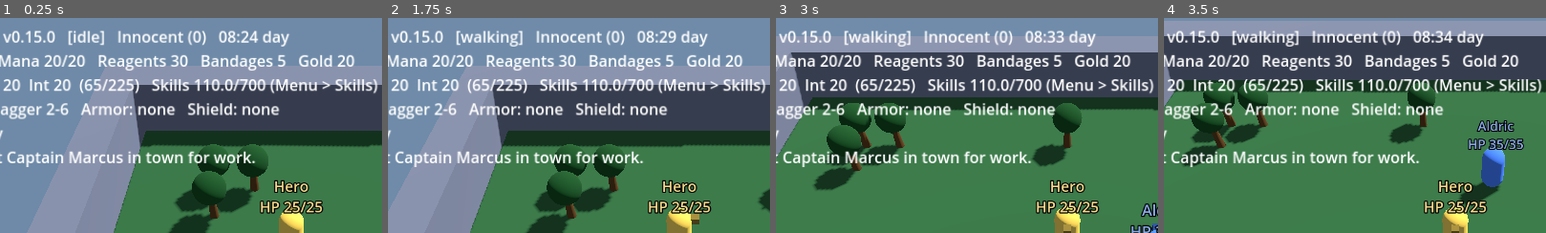
Above: before the commit, frames 1-4 (left to right).
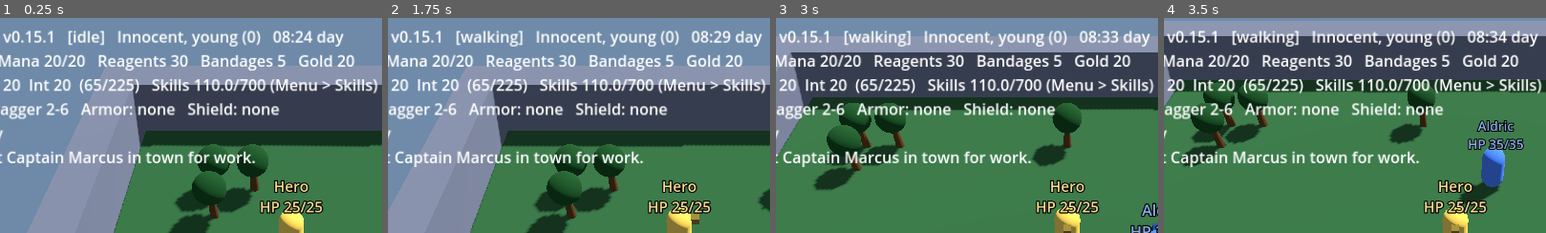
Above: after the commit, the same moments.

Repository: luckovsdeniss-denlu/Shardsight
Game: Godot game, scene res://scenes/main.tscn
The game is run twice, just before and just after one commit, with the same random seed, the same clock (stepped at 60 frames per second) and the same inputs.
Inputs:
- Up to frame 1 (0.25 s): no input
- Up to frame 2 (1.75 s): click "Auto: ON" at 0.5 s; click "Auto: OFF" at 1.25 s
- Up to frame 3 (3 s): click "Auto: ON" at 2 s; click "Auto: OFF" at 2.75 s
- Up to frame 4 (3.5 s): no input
The pictures show only the part of the screen within x 12-62%, y 0-50%; the shares and areas given below are measured in that part.

The runs differ from the first frame. In frame 1, 1.6% of the frame differs, in the area x 12-90%, y 5-14%; in frame 2, 1.6%; in frame 3, 1.5%; in frame 4, 1.7%, in the area x 12-98%, y 5-14%.

Commit message:
Balance: fight only winnable battles, young-player protection, earlier retreat (v0.15.1)
Play-test reports showed the hero dying more often than it killed, mostly
to the Evil Mage and the player killer. The play-test is now seeded and
fails when deaths outnumber kills.

Co-Authored-By: Claude Opus 5.5 <noreply@anthropic.com>
Claude-Session: https://claude.ai/code/session_01H6LNxUGdbevPyoRQBBzvxK

Diff:
--- a/project.godot
+++ b/project.godot
@@ -4,7 +4,7 @@
 [application]
 
 config/name="Shardsight"
-config/version="0.15.0"
+config/version="0.15.1"
 run/main_scene="res://scenes/main.tscn"
 config/features=PackedStringArray("4.3", "GL Compatibility")
 config/icon="res://icon.svg"
--- a/scripts/bestiary.gd
+++ b/scripts/bestiary.gd
@@ -1,6 +1,6 @@
 class_name Bestiary
 ## Stat blocks for everything that walks the map.
-## Keys: pk (preys on innocents), crafter (gather …(214 unchanged characters)…
+## Keys: danger (monster toughness: players only start fights they can win), pk (preys on innocents), crafter (gather …(214 unchanged characters)…
 ## move (m/s), armor, leash (wander radius in tiles), aggro (m), respawn (s), role, scale.
 
 const HERO := {
@@ -59,24 +59,28 @@
 
 # Hostile monsters.
 const RAT := {
+	"danger": 1,
 	"str": 12, "dex": 25, "int": 5, "wspeed": 35, "dmg_min": 1, "dmg_max": 3,
 	"move": 2.6, "leash": 5, "aggro": 4.0, "respawn": 10.0, "scale": 0.5,
 	"loot": {"gold_min": 1, "gold_max": 5, "drops": [["rat_tail", 0.7]]},
 	"skills": {Hero.Skill.SWORDSMANSHIP: 25.0, Hero.Skill.TACTICS: 20.0},
 }
 const WOLF := {
+	"danger": 2,
 	"str": 28, "dex": 50, "int": 5, "wspeed": 50, "dmg_min": 2, "dmg_max": 6,
 	"move": 3.8, "leash": 6, "aggro": 5.0, "respawn": 12.0, "scale": 0.8, "armor": 1.0,
 	"loot": {"gold_min": 2, "gold_max": 8, "drops": [["wolf_pelt", 0.7], ["leather_armor", 0.12]]},
 	"skills": {Hero.Skill.SWORDSMANSHIP: 45.0, Hero.Skill.TACTICS: 30.0},
 }
 const ORC := {
+	"danger": 3,
 	"str": 45, "dex": 40, "int": 10, "wspeed": 30, "dmg_min": 3, "dmg_max": 8,
 	"move": 2.2, "leash": 5, "aggro": 5.0, "respawn": 15.0, "scale": 1.15, "armor": 2.0,
 	"loot": {"gold_min": 8, "gold_max": 25, "drops": [["orc_ear", 0.8], ["longsword", 0.15], ["studded_armor", 0.15], ["chainmail", 0.08], ["wooden_shield", 0.12], ["bronze_shield", 0.06]]},
 	"skills": {Hero.Skill.SWORDSMANSHIP: 60.0, Hero.Skill.TACTICS: 40.0, Hero.Skill.ANATOMY: 30.0},
 }
 const EVIL_MAGE := {
+	"danger": 4,
 	"str": 25, "dex": 25, "int": 45, "wspeed": 30, "dmg_min": 1, "dmg_max": 3,
 	"move": 2.4, "leash": 5, "aggro": 6.0, "respawn": 20.0, "reagents": 999,
 	"loot": {"gold_min": 10, "gold_max": 30, "reagents": 4, "drops": [["mage_robe", 0.4], ["kryss", 0.15], ["dagger", 0.2]]},
@@ -88,24 +92,28 @@
 
 # Dungeon dwellers: tougher, and better loot.
 const SKELETON := {
+	"danger": 4,
 	"str": 40, "dex": 35, "int": 10, "wspeed": 35, "dmg_min": 4, "dmg_max": 10,
 	"move": 2.6, "leash": 4, "aggro": 5.0, "respawn": 20.0, "armor": 2.0, "scale": 1.0,
 	"loot": {"gold_min": 15, "gold_max": 40, "drops": [["broadsword", 0.12], ["heater_shield", 0.08], ["chainmail", 0.08]]},
 	"skills": {Hero.Skill.SWORDSMANSHIP: 65.0, Hero.Skill.TACTICS: 60.0, Hero.Skill.ANATOMY: 30.0},
 }
 const ZOMBIE := {
+	"danger": 4,
 	"str": 55, "dex": 20, "int": 5, "wspeed": 25, "dmg_min": 5, "dmg_max": 12,
 	"move": 1.8, "leash": 4, "aggro": 4.0, "respawn": 20.0, "armor": 1.0, "scale": 1.05,
 	"loot": {"gold_min": 10, "gold_max": 30, "drops": [["studded_armor", 0.15]]},
 	"skills": {Hero.Skill.SWORDSMANSHIP: 55.0, Hero.Skill.TACTICS: 55.0},
 }
 const OGRE := {
+	"danger": 6,
 	"str": 90, "dex": 40, "int": 15, "wspeed": 25, "dmg_min": 9, "dmg_max": 18,
 	"move": 2.3, "leash": 4, "aggro": 5.0, "respawn": 30.0, "armor": 3.0, "scale": 1.5,
 	"loot": {"gold_min": 40, "gold_max": 90, "drops": [["halberd", 0.15], ["platemail", 0.08]]},
 	"skills": {Hero.Skill.SWORDSMANSHIP: 75.0, Hero.Skill.TACTICS: 70.0, Hero.Skill.ANATOMY: 50.0},
 }
 const LICH := {
+	"danger": 8,
 	"str": 50, "dex": 40, "int": 80, "wspeed": 30, "dmg_min": 3, "dmg_max": 8,
 	"move": 2.2, "leash": 3, "aggro": 7.0, "respawn": 45.0, "reagents": 999, "scale": 1.2,
 	"loot": {"gold_min": 80, "gold_max": 160, "reagents": 12, "drops": [["platemail", 0.15], ["heater_shield", 0.15], ["mage_robe", 0.5]]},
--- a/scripts/entity.gd
+++ b/scripts/entity.gd
@@ -8,7 +8,8 @@
 enum Notoriety { BLUE, GREY, RED }   # innocent, criminal, murderer (monsters are always red)
 
 const MELEE_RANGE := 1.5
-const FLEE_HP := 0.35          # players retreat to a healer below this HP fraction
+const FLEE_HP := 0.45          # players retreat to a healer below this HP fraction
+const YOUNG_SKILL_TOTAL := 200.0   # below this, a player is "young" and player killers leave them be
 const RECOVER_HP := 0.9
 const HEAL_RANGE := 2.5
 const HEAL_PER_SEC := 4.0
@@ -91,6 +92,7 @@
 var criminal_timer := 0.0
 var attackers := {}            # attacker instance id -> seconds left in which our death is murder
 var is_pk := false             # a player killer: hunts innocent players in the wilderness
+var danger := 1.0              # how tough a monster is (players compare it with their power)
 var ghost := false
 var died_red := false
 var crafter := false           # gathers and crafts when idle (the hero)
@@ -139,6 +141,7 @@
 	shield_id = String(cfg.get("shield", ""))
 	bandages = int(cfg.get("bandages", 0))
 	is_pk = bool(cfg.get("pk", false))
+	danger = float(cfg.get("danger", 1.0))
 	crafter = bool(cfg.get("crafter", false))
 	stats.skill_gained.connect(_on_skill_gained)
 	stats.stat_gained.connect(_on_stat_gained)
@@ -1060,7 +1063,7 @@
 			return "Murderer (%d)" % murder_counts
 		Notoriety.GREY:
 			return "Criminal (%d)" % murder_counts
-	return "Innocent (%d)" % murder_counts
+	return ("Innocent, young (%d)" if is_young() else "Innocent (%d)") % murder_counts
 
 
 func _name_color() -> Color:
@@ -1129,8 +1132,27 @@
 	if e.kind != Kind.PLAYER or _in_town() or e._in_town():
 		return false
 	if is_pk:
+		return not e.is_young()            # young players are left alone
+	return e.notoriety() != Notoriety.BLUE
+
+
+## Young players (under 200 skill points) are spared by player killers.
+func is_young() -> bool:
+	return kind == Kind.PLAYER and stats.skill_total() < YOUNG_SKILL_TOTAL
+
+
+## Rough fighting strength: best weapon or magic skill, plus worn armor.
+func power() -> float:
+	var best := maxf(_skill(Hero.Skill.SWORDSMANSHIP), _skill(Hero.Skill.MAGERY))
+	return best / 20.0 + _armor_rating() / 4.0
+
+
+## Players only pick fights they can win: a monster much tougher than they are is left alone
+## unless it is already attacking them.
+func _worth_fighting(e: Entity) -> bool:
+	if kind != Kind.PLAYER or e.kind != Kind.MONSTER or e.target == self:
 		return true
-	return e.notoriety() != Notoriety.BLUE
+	return e.danger <= power() + 0.5
 
 
 func _pick_target() -> Entity:
@@ -1142,7 +1164,7 @@
 		if e == self or e.dead:
 			continue
 		var d := position.distance_to(e.position)
-		if d <= best_d and _is_fair_target(e):
+		if d <= best_d and _is_fair_target(e) and _worth_fighting(e):
 			best = e
 			best_d = d
 	return best
--- a/scripts/main.gd
+++ b/scripts/main.gd
@@ -128,6 +128,7 @@
 	settings_box = settings_panel.get_meta("box")
 
 	if autotest:
+		seed(20261103)                       # same dice every run, so results are comparable
 		skip_save = true                     # a fresh game; never touch the real save
 		_start_skill_total = hero.stats.skill_total()
 		print("AUTOTEST start: %d game-seconds" % int(AUTOTEST_SECONDS))
@@ -761,6 +762,9 @@
 		_note_problem("the hero looted nothing")
 	if float(counters["skill_points_gained"]) <= 0.0:
 		_note_problem("none of the hero's skills rose")
+	var deaths := int(counters.get("hero_deaths", 0))
+	if deaths > int(counters.get("kills", 0)):
+		_note_problem("the hero died more often than it killed (%d deaths, %d kills)" % [deaths, int(counters.get("kills", 0))])
 	for p in problems:
 		print("AUTOTEST FAIL: " + p)
 	if problems.is_empty():
Not shown, changed: CHANGELOG.md
